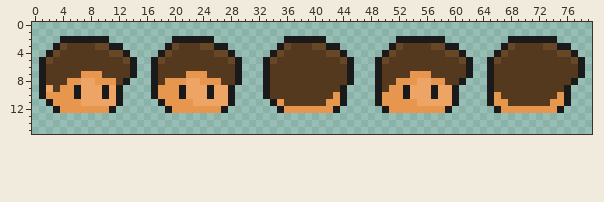
File history of a sprite sheet, assets/player/player_head.png. The picture above was drawn from the file before the commit.
The file is 80x16 pixels.
Once edited:
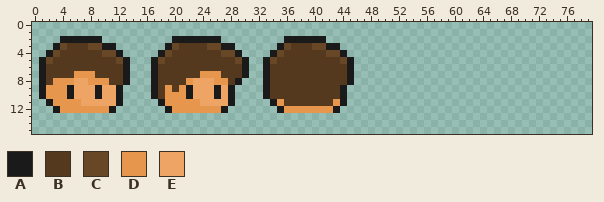
Palette (. is transparent): A #1a1a1a  B #54391e  C #684727  D #e6974d  E #eda464
Difference:
y 2: x 10 A -> .; x 26 . -> A; x 52..58 AAAAAAA -> .......; x 68..74 AAAAAAA -> .......
y 3: x 8 B -> C; x 10 C -> A; x 12 A -> .; x 24 C -> B; x 26 A -> C; x 28 . -> A; x 51..60 ACBBBBCCAA -> ..........; x 67..76 ACBBBBCCAA -> ..........
y 4: x 10 B -> C; x 12..13 CA -> A.; x 26 C -> B; x 28..29 A. -> CA; x 50..61 ACBBBBBBBCCA -> ............; x 66..77 ACBBBBBBBCCA -> ............
y 5: x 12..14 BCA -> CA.; x 28..30 CA. -> BCA; x 49..62 ACBBBBBBBBBBCA -> ..............; x 65..78 ACBBBBBBBBBBCA -> ..............
y 6: x 13..14 BA -> A.; x 29..30 A. -> BA; x 49..62 ABBBBBBBBBBBBA -> ..............; x 65..78 ABBBBBBBBBBBBA -> ..............
y 7: x 6 B -> D; x 9 D -> B; x 13..14 BA -> A.; x 22..23 DD -> BB; x 25..26 BB -> DD; x 29..30 A. -> BA; x 49..62 ABBBBDDDBBBBBA -> ..............; x 65..78 ABBBBBBBBBBBBA -> ..............
y 8: x 3..4 BB -> DD; x 6 D -> E; x 8 E -> D; x 11 D -> B; x 19..22 DDDE -> BBBD; x 24..25 DD -> EE; x 27 B -> D; x 49..61 ABBDDDEEDDBBA -> .............; x 65..77 ABBBBBBBBBBBA -> .............
y 9: x 2..3 EB -> DD; x 5..6 DA -> AE; x 9..10 EA -> AE; x 18 D -> B; x 20..22 DAE -> BDA; x 25..26 AE -> EA; x 49..60 ABDDAEEEAEEA -> ............; x 65..76 ABBBBBBBBBBA -> ............
y 10: x 5..6 DA -> AE; x 9..10 EA -> AE; x 18 D -> B; x 21..22 AE -> DA; x 25..26 AE -> EA; x 43 D -> B; x 49..60 ADDDAEEEAEEA -> ............; x 65..76 ADBBBBBBBBDA -> ............
y 11: x 23 E -> D; x 42 D -> B; x 49..60 ADDDDDEEEEEA -> ............; x 65..76 ADDBBBBBBDDA -> ............
y 12: x 50..59 ADDDDDDDDA -> ..........; x 66..75 ADDDDDDDDA -> ..........
